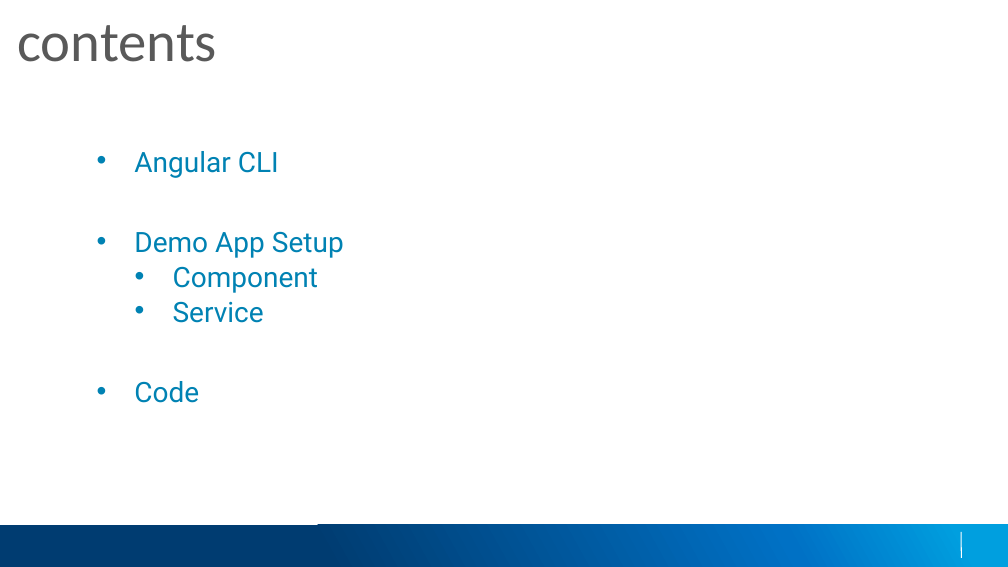
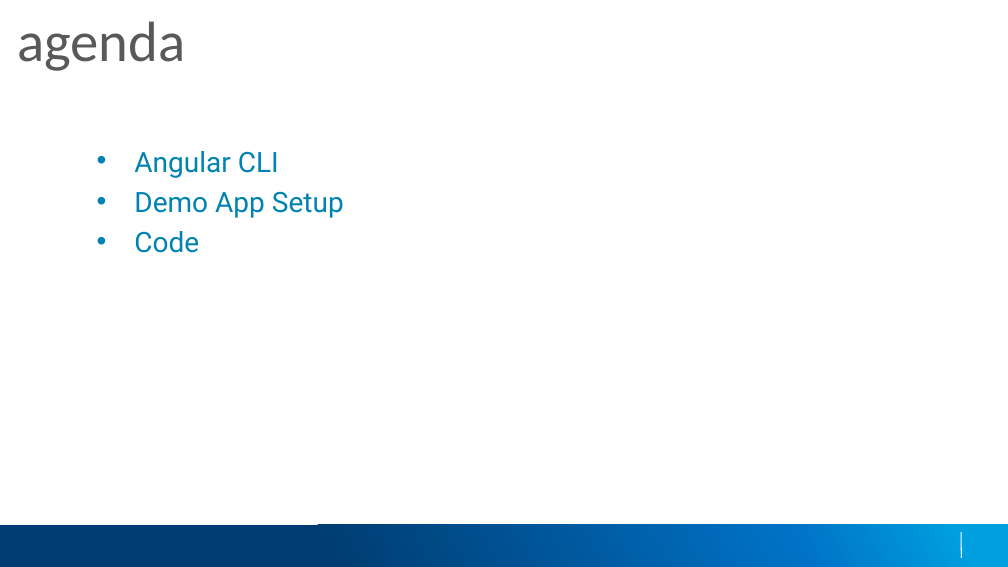
Before and after one commit to joshharrison626/Ng-TDD-Demo, a slide deck: slide 2 of slides/NG TDD.pptx. Drawn at 1008x567 pixels with LibreOffice and Linux fonts; fonts in the diff are those of the drawing; background and template pictures are left out. Boxes give left, top, right and bottom in pixels: in the first picture for what was removed or moved away, otherwise in the second. Text is boxed around its words. In the diff, an @@ line names an element or a change of style, - is before the commit and + after.

```diff
--- a/slides/NG TDD.pptx
+++ b/slides/NG TDD.pptx
@@ text at (17,21,185,71): text changed @@
-contents
+agenda
@@ text at (173,266,318,323): paragraphs removed @@
-    • Component
-    • Service
```
Also in this commit, not shown: 4 other slides changed, 1 slide added, 3 other files.
